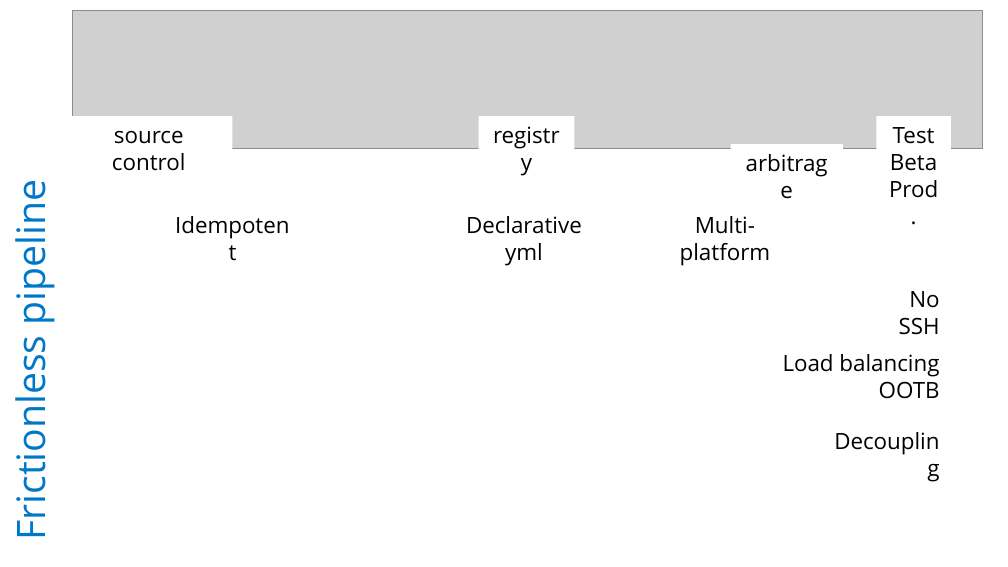
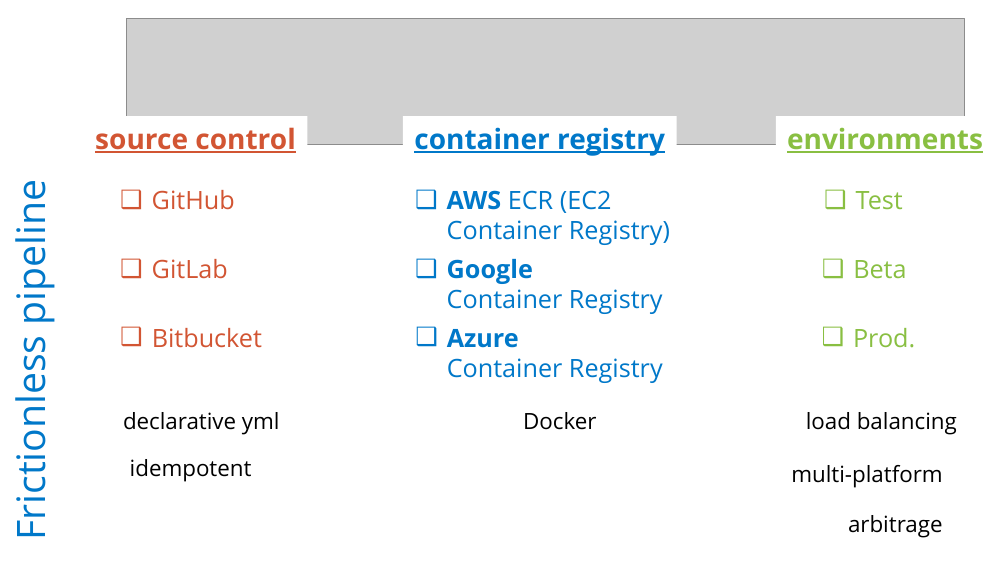
Before and after one commit to rkuma183/wilsonmar.github.io, a slide deck: slide 3 of fig/shippable_v01.pptx. Drawn at 1008x567 pixels with LibreOffice and Linux fonts; fonts in the diff are those of the drawing; grey boxes stand for pictures. Boxes give left, top, right and bottom in pixels: in the first picture for what was removed or moved away, otherwise in the second. Text is boxed around its words. In the diff, an @@ line names an element or a change of style, - is before the commit and + after.

```diff
--- a/fig/shippable_v01.pptx
+++ b/fig/shippable_v01.pptx
@@ picture: place and size @@
-picture at [73,11,983,148]
+picture at [126,18,965,145]
@@ rectangle "source control": place and size @@
-rectangle "source control" at [66,116,233,153]
+rectangle "source control" at [84,116,307,160]
@@ rectangle "source control" at [84,116,307,160]: size 16 to 20 pt, text colour #000000 to #D25533, bold on, underline on @@
@@ rectangle "container registry": place and size @@
-rectangle "container registry" at [479,116,575,153]
+rectangle "container registry" at [403,116,677,160]
@@ rectangle added at [776,116,995,160], fill #FFFFFF, 20 pt, text #89BF42, bold, underline @@
+environments
@@ text in rectangle at [414,127,665,156]: text changed; size 16 to 20 pt; text colour #000000 to #0078C9; bold on @@
-registry
+container registry
@@ text "Test": place and size @@
-text "Test" at [876,116,951,208]
+text "Test" at [856,191,903,210]
@@ text added at [152,190,235,210], 18 pt, text #D25533 @@
+❑ GitHub
@@ text added at [447,190,670,245], 18 pt, text #0078C9 @@
+❑ AWS ECR (EC2
+  Container Registry)
@@ text at [856,191,903,210]: text changed; size 16 to 18 pt; text colour #000000 to #89BF42 @@
-Test
-Beta
-Prod.
+❑ Test
@@ text added at [152,259,228,279], 18 pt, text #D25533 @@
+❑ GitLab
@@ text added at [447,259,663,314], 18 pt, text #0078C9 @@
+❑ Google
+  Container Registry
@@ text added at [853,260,906,279], 18 pt, text #89BF42 @@
+❑ Beta
@@ text removed at [899,291,940,335] @@
-No SSH
@@ text added at [152,328,262,348], 18 pt, text #D25533 @@
+❑ Bitbucket
@@ text added at [447,329,663,383], 18 pt, text #0078C9 @@
+❑ Azure
+  Container Registry
@@ text added at [853,328,915,348], 18 pt, text #89BF42 @@
+❑ Prod.
@@ text at [123,412,280,435]: text changed @@
-Declarative yml
+declarative yml
@@ text added at [523,412,596,430], 16 pt, text #000000 @@
+Docker
@@ text at [806,412,957,435]: text changed @@
-Load balancing OOTB
+load balancing
@@ text removed at [814,422,950,460] @@
-Decoupling
@@ text at [130,459,252,481]: text changed @@
-Idempotent
+idempotent
@@ text at [791,465,942,488]: text changed @@
-Multi-platform
+multi-platform
@@ text "arbitrage" rewrapped from [731,144,843,181] to [848,515,943,537] @@
```
Also in this commit, not shown: 1 other slide changed, 2 other files.
